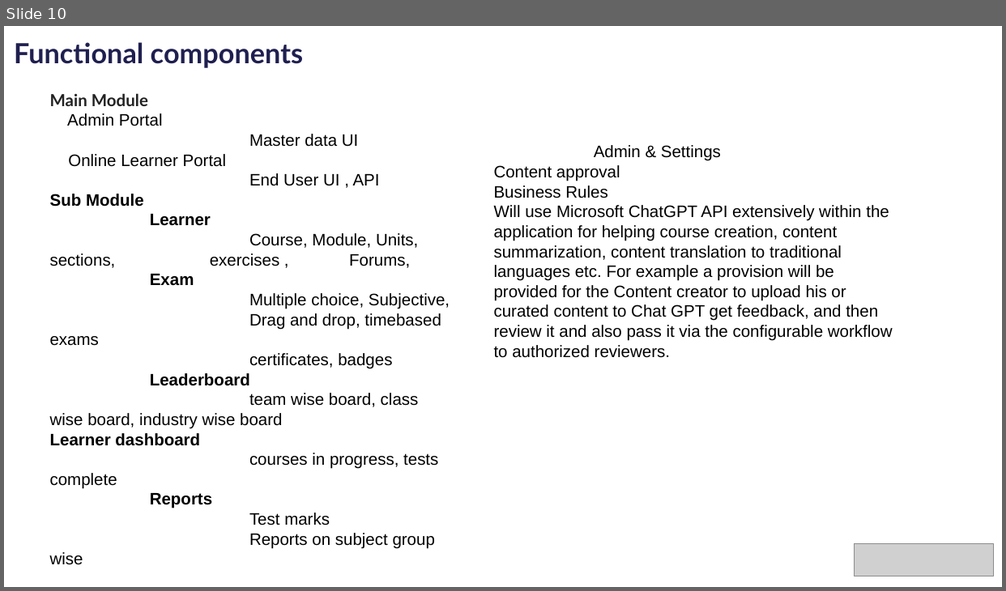
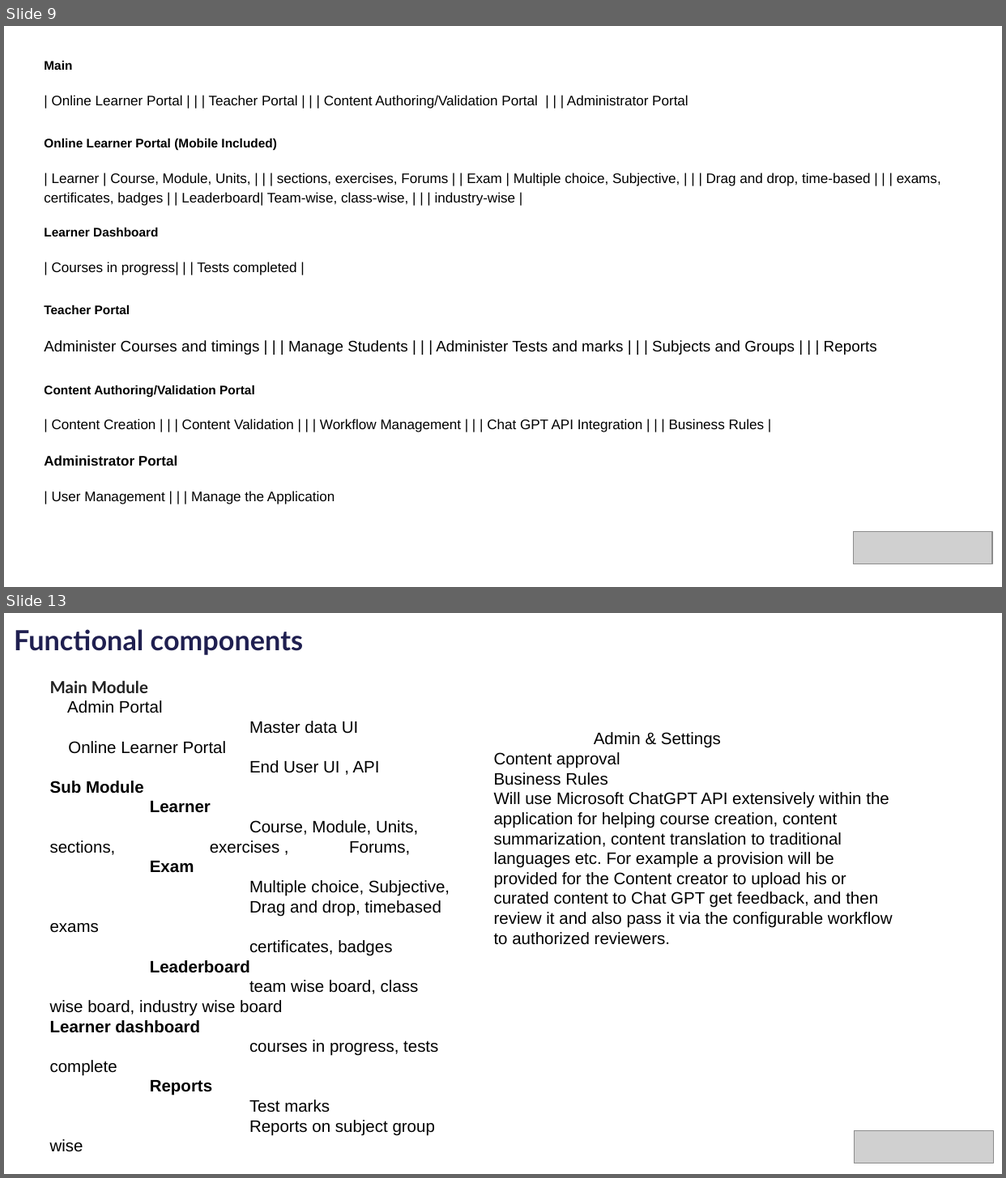
Before and after one commit to rajmanic15/sustainability-hackathon, a slide deck: idea/PLEDGE_TO_PROGRES_Microsoft_Sustainability.pptx. Shown one above the other, each under a label of ours: slide 10 before the commit, slides 9 and 13 after it; the slides between them are not shown. The pictures are 1006x591 and 1006x1178 pixels, drawn with LibreOffice and Linux fonts; fonts in the diff are those of the drawing; grey boxes stand for pictures; background and template pictures are left out. Boxes give left, top, right and bottom in pixels: in the first picture for what was removed or moved away, otherwise in the second. Text is boxed around its words. In the diff, an @@ line names an element or a change of style, - is before the commit and + after.

```diff
--- a/idea/PLEDGE_TO_PROGRES_Microsoft_Sustainability.pptx
+++ b/idea/PLEDGE_TO_PROGRES_Microsoft_Sustainability.pptx
@@ slide 9 added at [4,26,1002,587], background #FFFFFF; not listed: 2 template elements that a slide beside it also shows @@
@@ text added at [44,60,941,505], 10 pt, text #000000 @@
+Main
+| Online Learner Portal | | | Teacher Portal | | | Content Authoring/Validation Portal | | | Administrator Portal
+Online Learner Portal (Mobile Included)
+| Learner | Course, Module, Units, | | | sections, exercises, Forums | | Exam | Multiple choice, Subjective, | | | Drag and drop, time-based | | | exams, certificates, badges | | Leaderboard| Team-wise, class-wise, | | | industry-wise |
+Learner Dashboard
+| Courses in progress| | | Tests completed |
+Teacher Portal
+Administer Courses and timings | | | Manage Students | | | Administer Tests and marks | | | Subjects and Groups | | | Reports
+Content Authoring/Validation Portal
+| Content Creation | | | Content Validation | | | Workflow Management | | | Chat GPT API Integration | | | Business Rules |
+Administrator Portal
+| User Management | | | Manage the Application
@@ picture added at [853,532,992,565] @@
@@ what was slide 10 is now slide 13 @@
```
Also in this commit, not shown: 1 slide changed, 3 other slides added, 1 slide removed.
